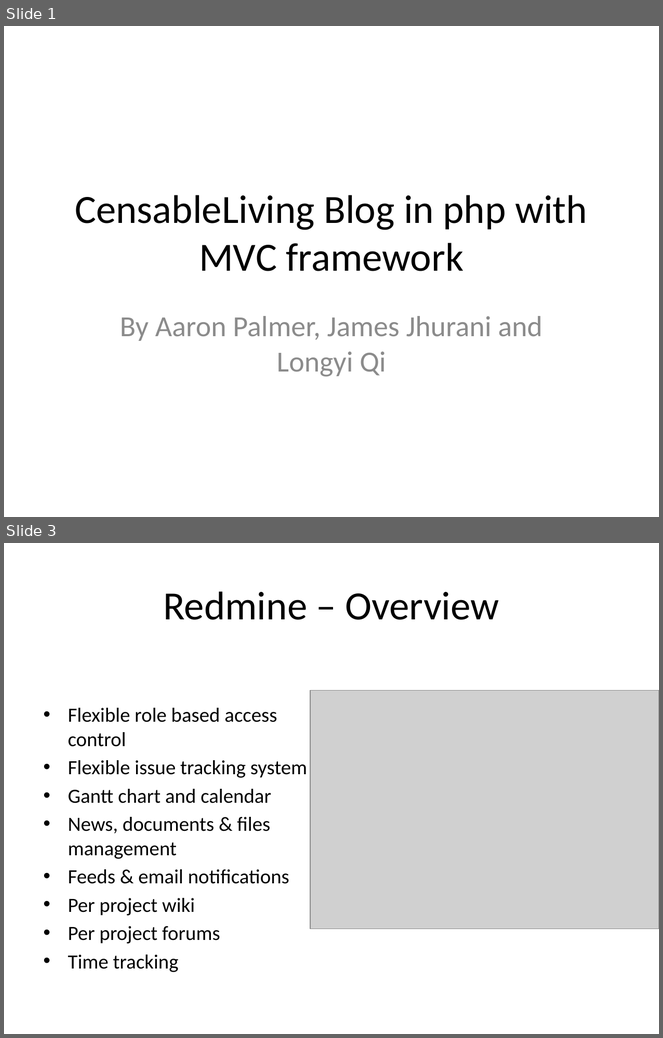
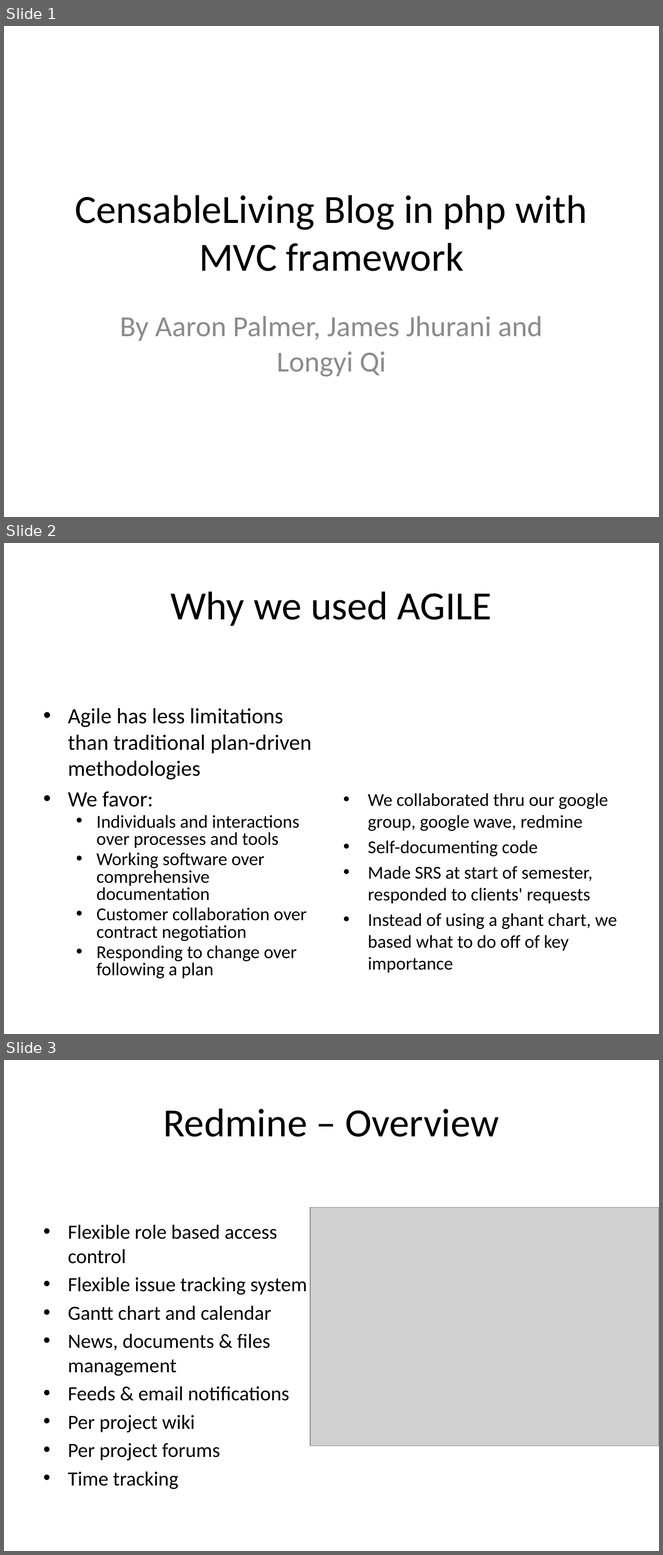
Before and after one commit to lqi/sensiblephp, a slide deck: FinalProjectPresentation.pptx. Shown one above the other, each under a label of ours: slides 1 and 3 before the commit, slides 1, 2 and 3 after it; the slides between them are not shown. The pictures are 663x1038 and 663x1555 pixels, drawn with LibreOffice and Linux fonts; fonts in the diff are those of the drawing; grey boxes stand for pictures. Boxes give left, top, right and bottom in pixels: in the first picture for what was removed or moved away, otherwise in the second. Text is boxed around its words. In the diff, an @@ line names an element or a change of style, - is before the commit and + after.

Commit message:
Added section on AGILE development

```diff
--- a/FinalProjectPresentation.pptx
+++ b/FinalProjectPresentation.pptx
@@ slide 2 added at <box>4,543,659,1034</box>, background #FFFFFF @@
@@ title added at <box>170,591,492,626</box>, 44 pt, text #000000 @@
+Why we used AGILE
@@ text added at <box>68,708,312,979</box>, 20 pt, text #000000 @@
+• Agile has less limitations than traditional plan-driven methodologies
+• We favor:
+  • Individuals and interactions over processes and tools
+  • Working software over comprehensive documentation
+  • Customer collaboration over contract negotiation
+  • Responding to change over following a plan
@@ text added at <box>368,793,617,973</box>, 20 pt, text #000000 @@
+• We collaborated thru our google group, google wave, redmine
+• Self-documenting code
+• Made SRS at start of semester, responded to clients' requests
+• Instead of using a ghant chart, we based what to do off of key importance
```
Also in this commit, not shown: 1 slide removed.
